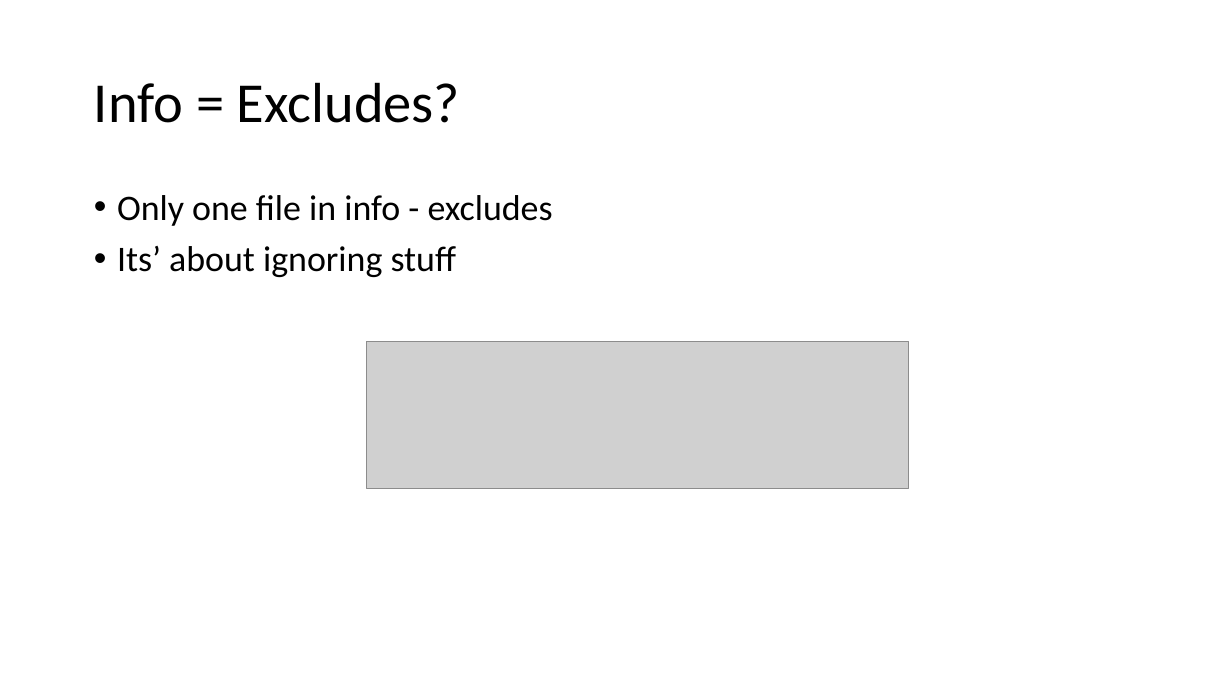
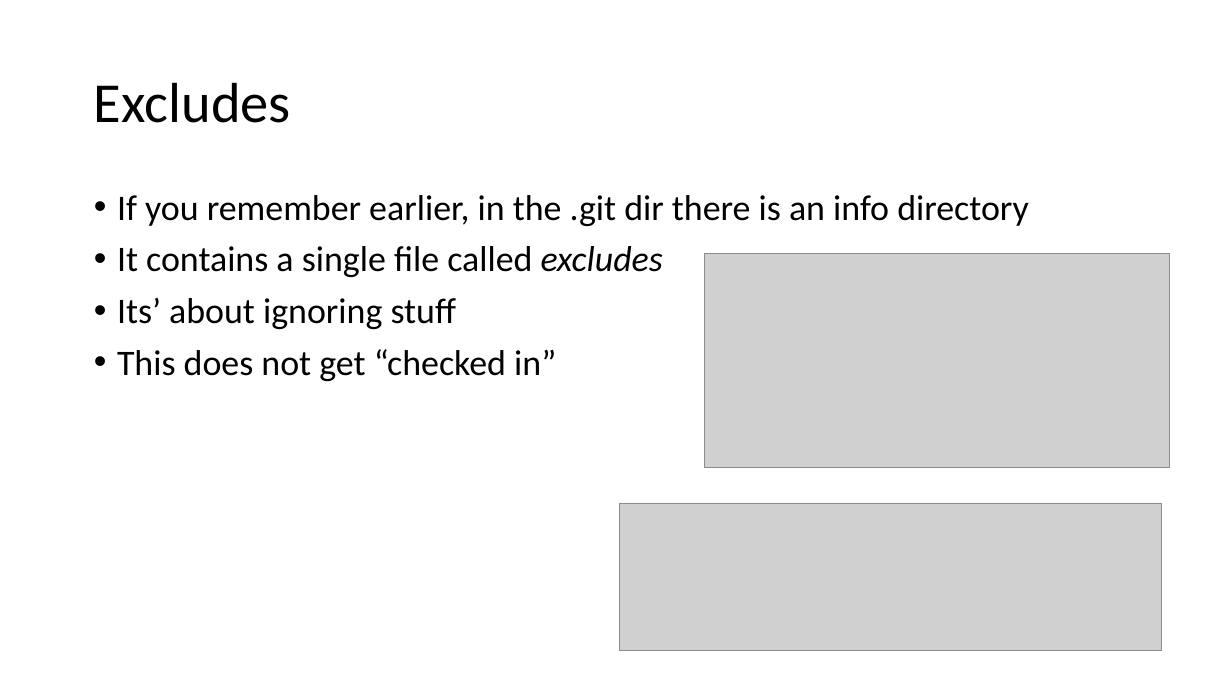
Before and after one commit to milodotnet/bootcamp, a slide deck: slide 25 of SourceControlPresentation.pptx. Drawn at 1232x693 pixels with LibreOffice and Linux fonts; fonts in the diff are those of the drawing; grey boxes stand for pictures. Boxes give left, top, right and bottom in pixels: in the first picture for what was removed or moved away, otherwise in the second. Text is boxed around its words. In the diff, an @@ line names an element or a change of style, - is before the commit and + after.

```diff
--- a/SourceControlPresentation.pptx
+++ b/SourceControlPresentation.pptx
@@ title at box(94, 82, 291, 123): text changed @@
-Info = Excludes?
+Excludes
@@ text at box(117, 195, 1029, 277): text changed @@
-• Only one file in info - excludes
+• If you remember earlier, in the .git dir there is an info directory
+• It contains a single file called excludes
@@ picture added at box(704, 254, 1169, 468) @@
@@ text at box(117, 349, 556, 381): paragraph added @@
+• This does not get “checked in”
@@ picture: place and size @@
-picture at box(367, 341, 909, 488)
+picture at box(619, 503, 1161, 650)
```
Also in this commit, not shown: 18 other slides changed, 52 slides added, 9 slides removed.
